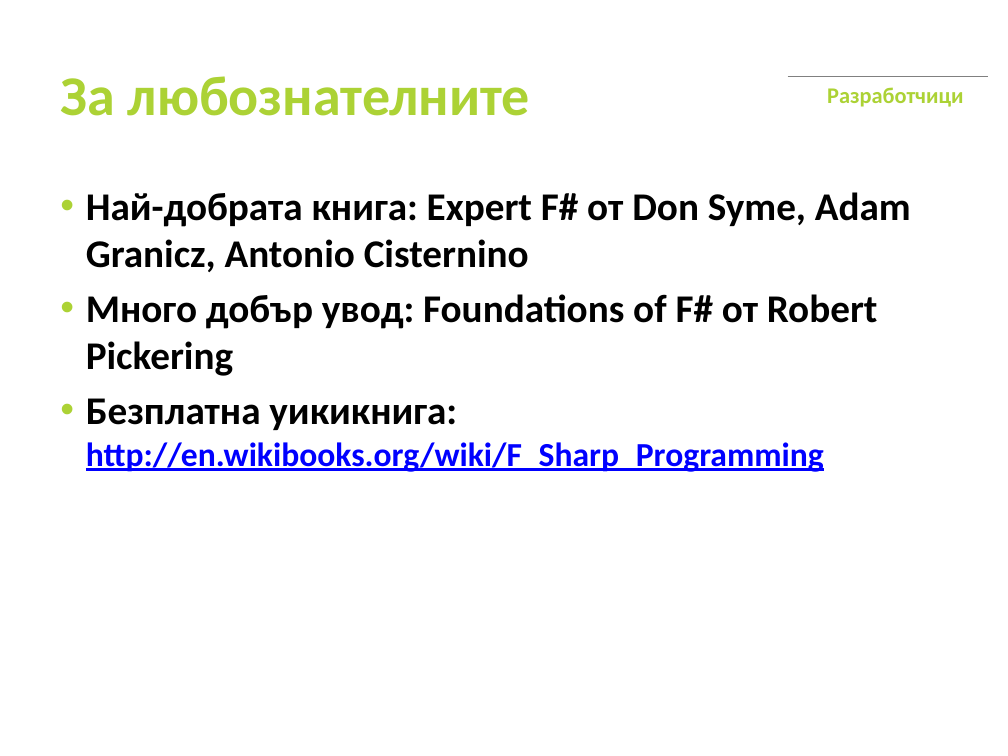
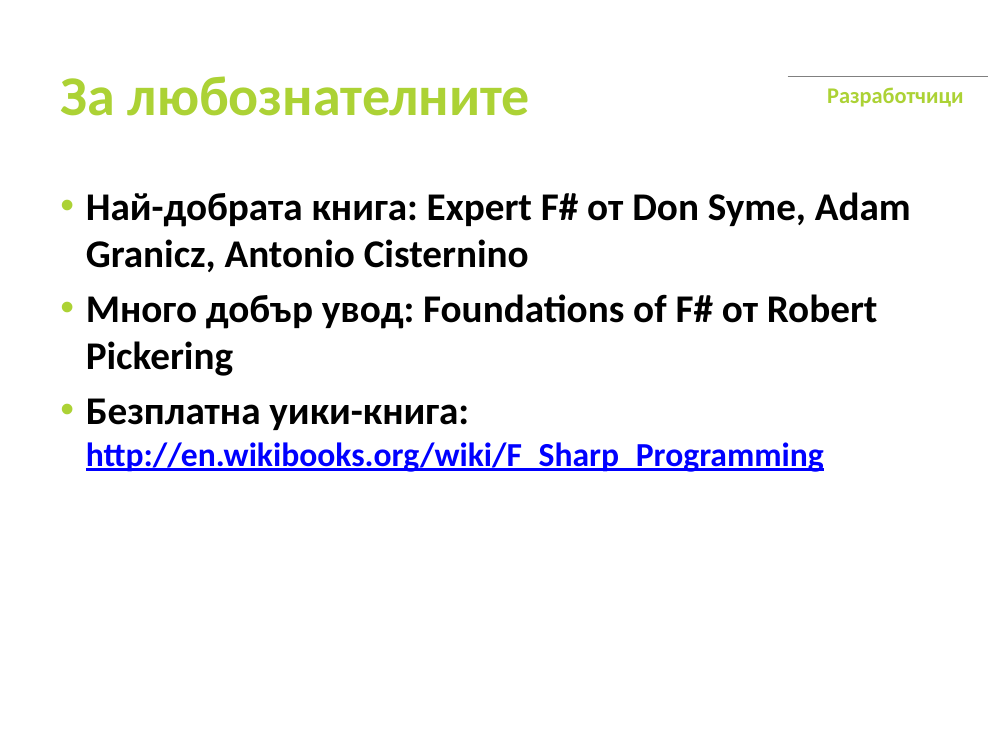
Before and after one commit to hdeshev/fsharp-msdays09, a slide deck: slide 12 of MSDays09_HristoDeshev.pptx. Drawn at 1008x756 pixels with LibreOffice and Linux fonts; fonts in the diff are those of the drawing; background and template pictures are left out. Boxes give left, top, right and bottom in pixels: in the first picture for what was removed or moved away, otherwise in the second. Text is boxed around its words. In the diff, an @@ line names an element or a change of style, - is before the commit and + after.

```diff
--- a/MSDays09_HristoDeshev.pptx
+++ b/MSDays09_HristoDeshev.pptx
@@ text at <box>86,398,824,472</box>: text changed @@
-• Безплатна уикикнига: http://en.wikibooks.org/wiki/F_Sharp_Programming
+• Безплатна уики-книга: http://en.wikibooks.org/wiki/F_Sharp_Programming
```
Also in this commit, not shown: 8 other slides changed, 3 other files.
